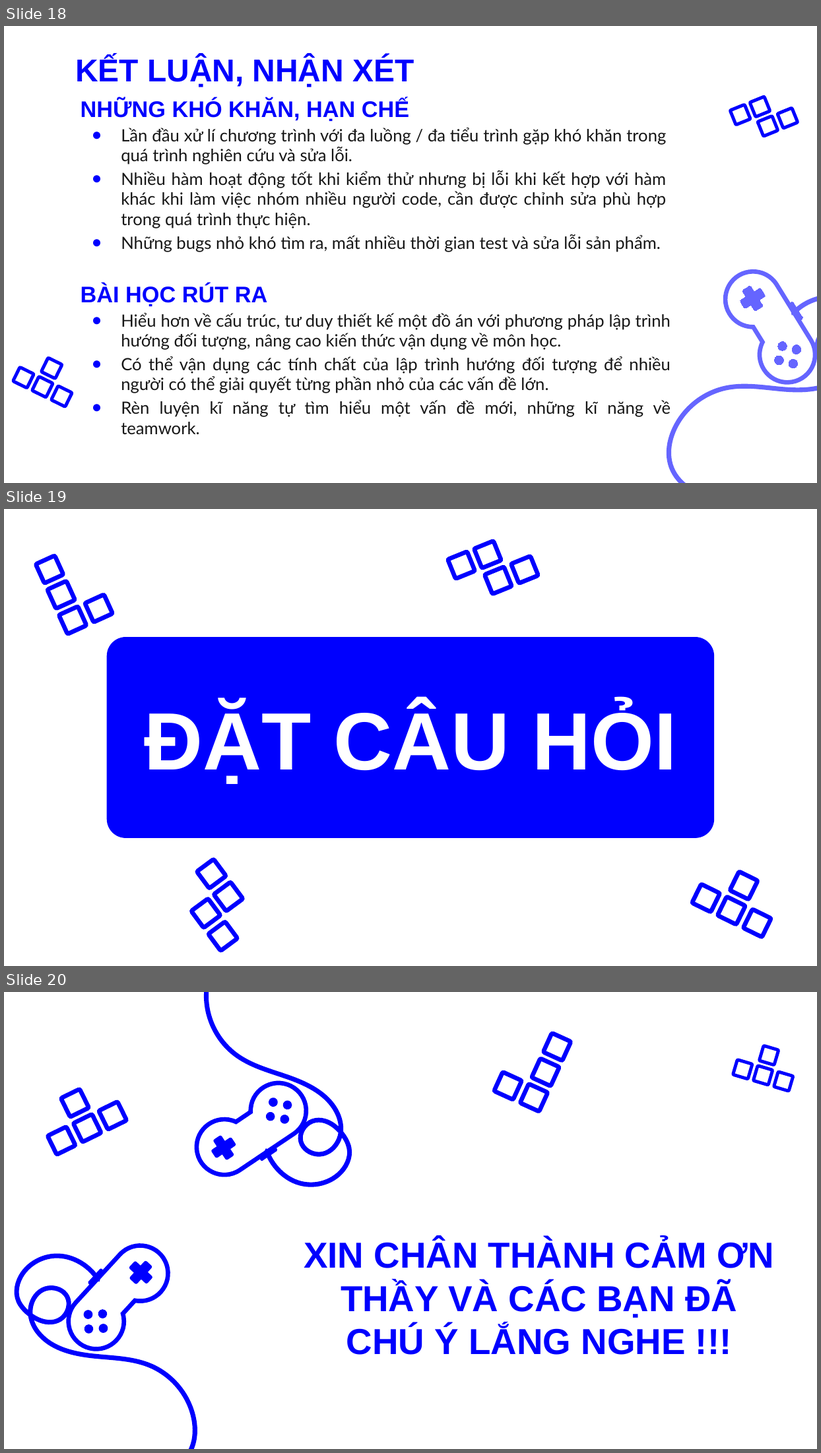
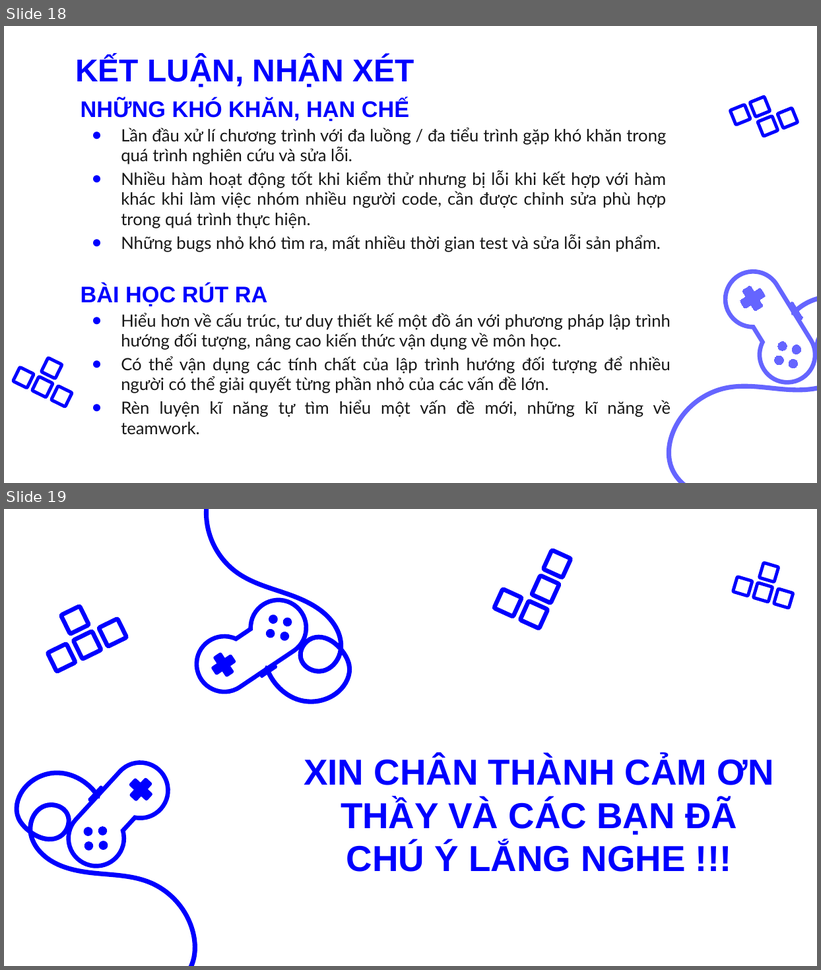
Before and after one commit to ThongLai/CrossingGame, a slide deck: CrossTheRoad.pptx. Shown one above the other, each under a label of ours: slides 18, 19 and 20 before the commit, slides 18 and 19 after it. The pictures are 821x1453 and 821x970 pixels, drawn with LibreOffice and Linux fonts; fonts in the diff are those of the drawing; background and template pictures are left out. Boxes give left, top, right and bottom in pixels: in the first picture for what was removed or moved away, otherwise in the second. Text is boxed around its words. In the diff, an @@ line names an element or a change of style, - is before the commit and + after.

Commit message:
Delete question

```diff
--- a/CrossTheRoad.pptx
+++ b/CrossTheRoad.pptx
@@ slide 19 removed at [4,509,817,966], background picture (left out) @@
@@ group removed at [445,537,541,597]: 4 freeform shapes @@
@@ group removed at [33,553,116,636]: 4 freeform shapes @@
@@ rounded rectangle removed at [106,636,714,838] @@
@@ title removed at [127,636,694,838] @@
-ĐẶT CÂU HỎI
@@ group removed at [188,856,246,954]: 4 freeform shapes @@
@@ group removed at [689,869,774,940]: 4 freeform shapes @@
@@ what was slide 20 is now slide 19 @@
```
